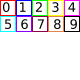
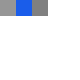
Revision of a layered 80×80 image; what changed, layer by layer:
renamed "Layer 1" to "Layer 4", painted on it over <box>0,0,80,32</box>
